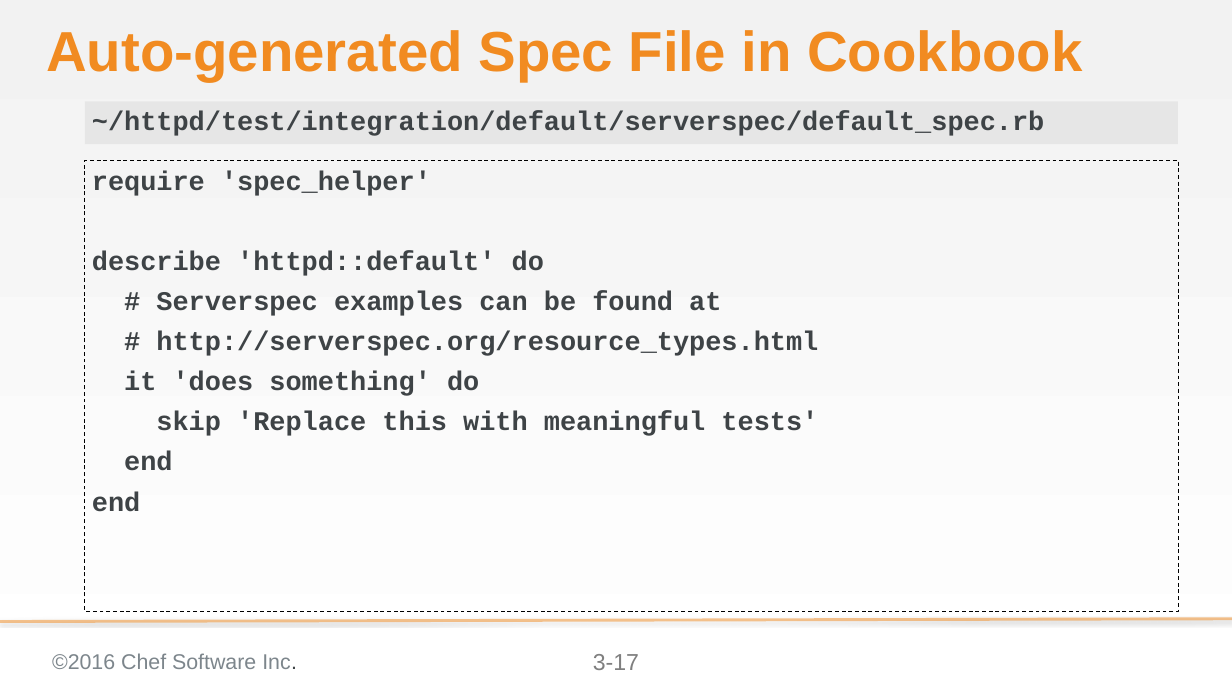
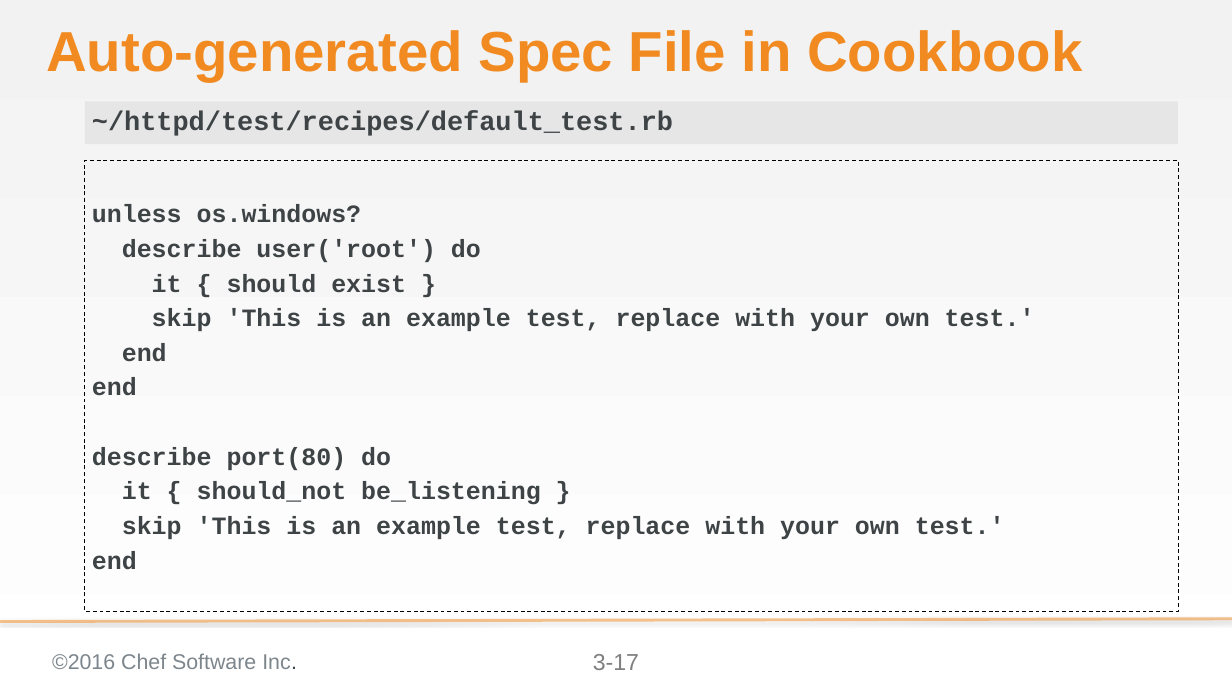
Before and after one commit to chef-training/test_driven_cookbook_development, a slide deck: slide 17 of 03-writing_a_test_first.pptx. Drawn at 1232x693 pixels with LibreOffice and Linux fonts; fonts in the diff are those of the drawing; background and template pictures are left out. Boxes give left, top, right and bottom in pixels: in the first picture for what was removed or moved away, otherwise in the second. Text is boxed around its words. In the diff, an @@ line names an element or a change of style, - is before the commit and + after.

Commit message:
Updates to Chef DK 0.17.17 and InSpec
* Updated the Chef DK
* Changed the examples to InSpec

```diff
--- a/03-writing_a_test_first.pptx
+++ b/03-writing_a_test_first.pptx
@@ text at (92, 111, 673, 136): text changed @@
-~/httpd/test/integration/default/serverspec/default_spec.rb
+~/httpd/test/recipes/default_test.rb
@@ text at (92, 204, 1035, 331): text changed; size 28 to 25.9 pt @@
-require 'spec_helper'
-describe 'httpd::default' do
-# Serverspec examples can be found at
-# http://serverspec.org/resource_types.html
-it 'does something' do
-skip 'Replace this with meaningful tests'
+unless os.windows?
+describe user('root') do
+it { should exist }
+skip 'This is an example test, replace with your own test.'
@@ text at (92, 343, 167, 396): size 28 to 25.9 pt in "end", "end"; line spacing 1 to 0.9 @@
@@ text at (92, 447, 1005, 570): paragraphs added @@
+describe port(80) do
+it { should_not be_listening }
+skip 'This is an example test, replace with your own test.'
+end
```
Also in this commit, not shown: 23 other slides changed, 7 slides added, 8 slides removed, 5 other files.
